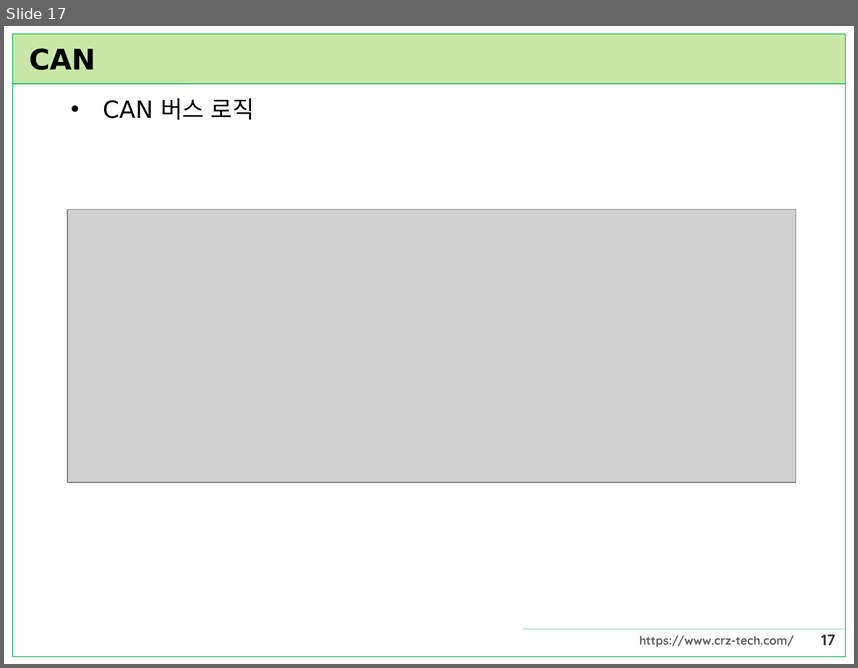
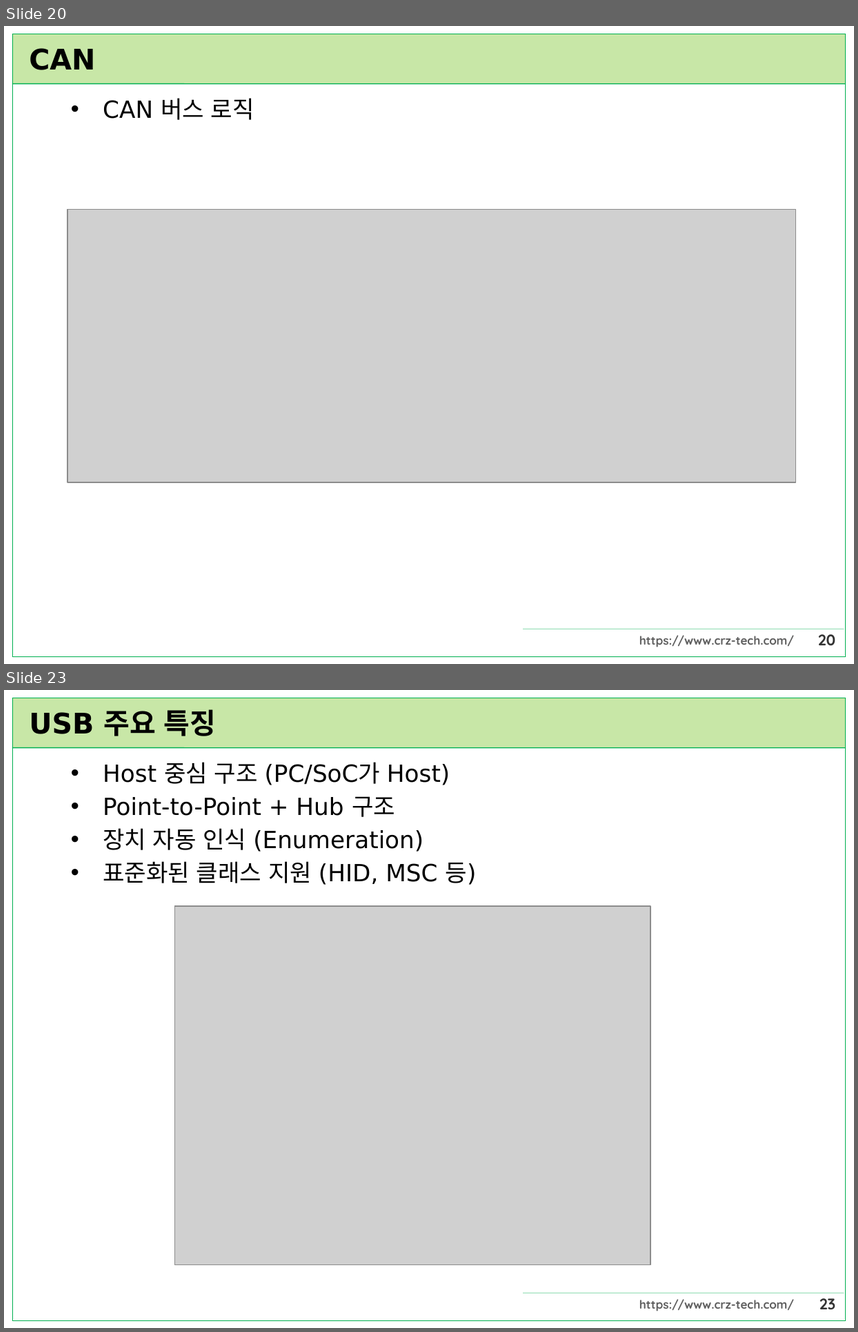
Before and after one commit to CRZ-Technology/Mango-M32, a slide deck: Mango-M32F4/23.통신프로토콜/통신프로토콜.pptx. Shown one above the other, each under a label of ours: slide 17 before the commit, slides 20 and 23 after it; the slides between them are not shown. The pictures are 858x668 and 858x1332 pixels, drawn with LibreOffice and Linux fonts; fonts in the diff are those of the drawing; grey boxes stand for pictures. Boxes give left, top, right and bottom in pixels: in the first picture for what was removed or moved away, otherwise in the second. Text is boxed around its words. In the diff, an @@ line names an element or a change of style, - is before the commit and + after.

```diff
--- a/Mango-M32F4/23.통신프로토콜/통신프로토콜.pptx
+++ b/Mango-M32F4/23.통신프로토콜/통신프로토콜.pptx
@@ slide 23 added at <box>4,690,854,1328</box>, background #FFFFFF; not listed: 6 template elements that a slide beside it also shows @@
@@ title added at <box>29,709,217,736</box>, 24 pt, text #000000, bold @@
+USB 주요 특징
@@ text added at <box>103,762,477,885</box>, 20 pt, text #000000 @@
+• Host 중심 구조 (PC/SoC가 Host)
+• Point-to-Point + Hub 구조
+• 장치 자동 인식 (Enumeration)
+• 표준화된 클래스 지원 (HID, MSC 등)
@@ picture added at <box>175,906,651,1265</box> @@
@@ what was slide 17 is now slide 20 @@
@@ page number at <box>818,634,836,645</box>: text changed @@
-17
+20
```
Also in this commit, not shown: 35 other slides added, 1 other file.
